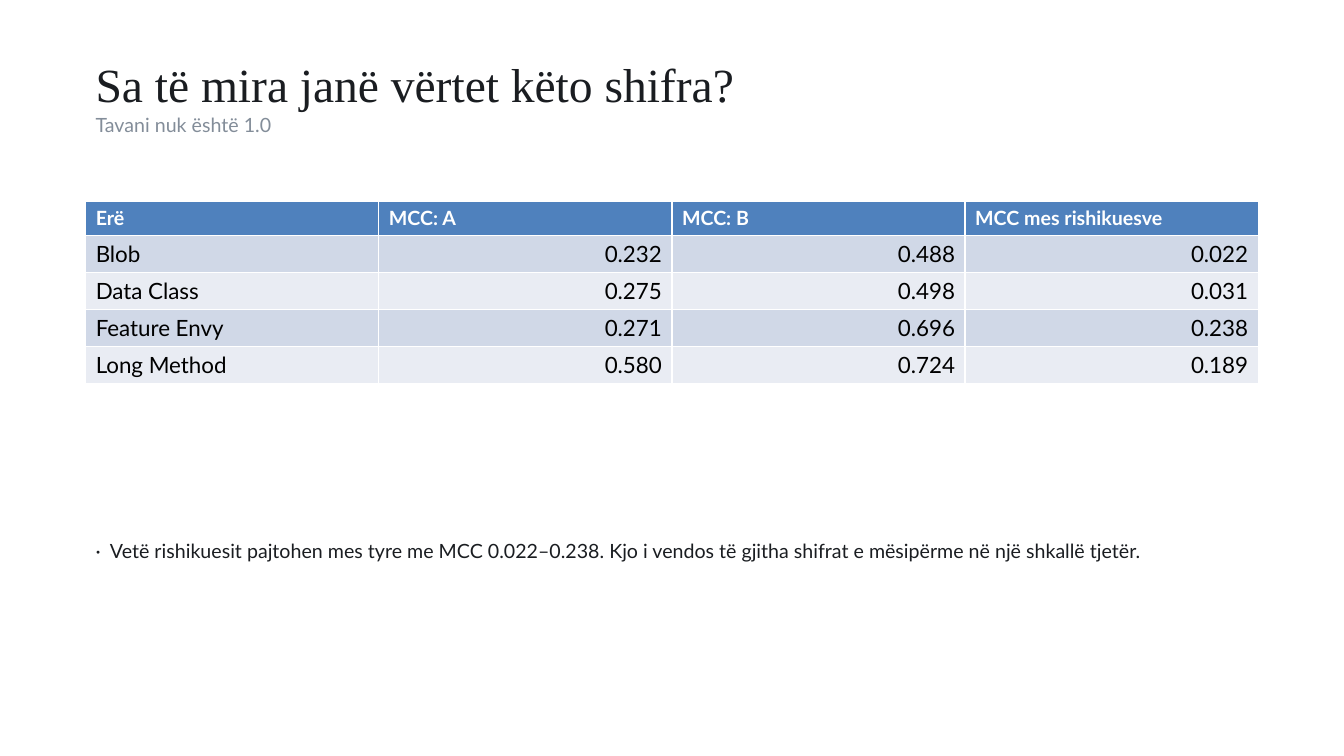
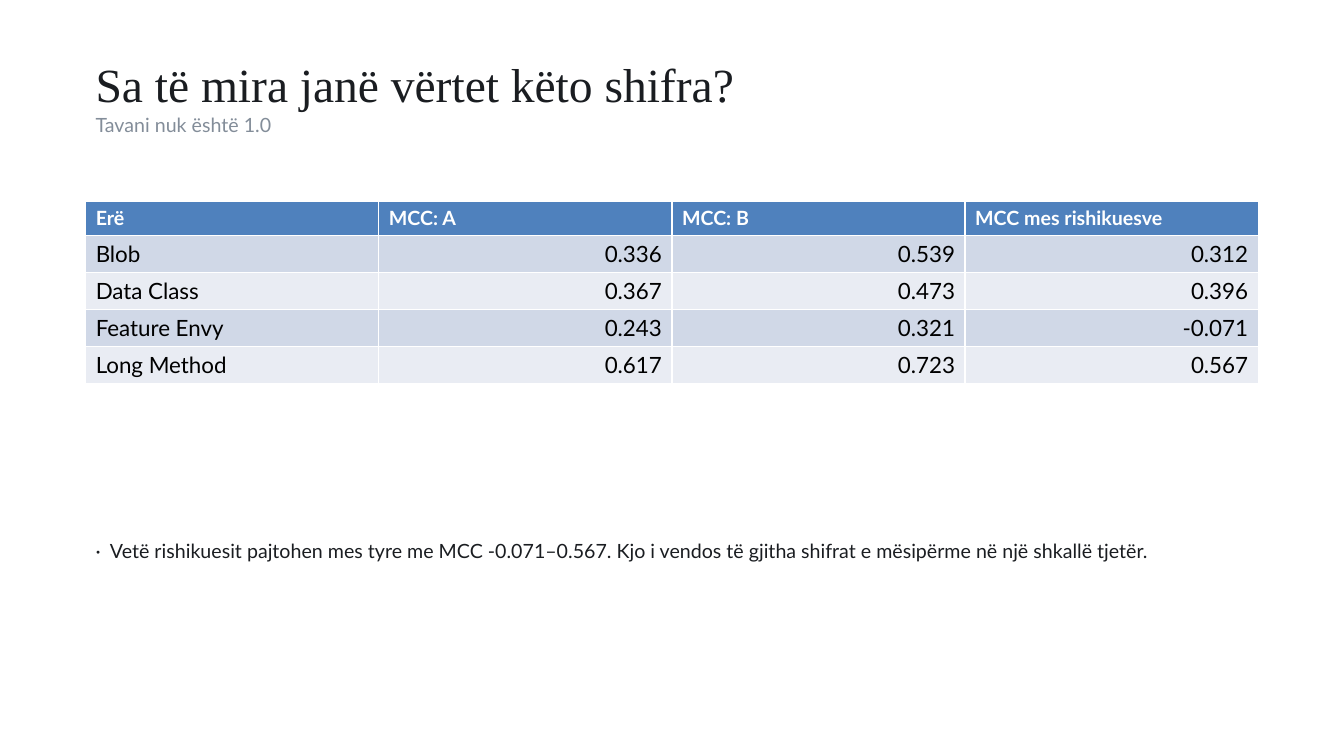
Before and after one commit to FlorentLatifi/Code-Smell-Detection-and-Refactoring-Recommendations, a slide deck: slide 9 of docs/thesis/Prezantimi_Florent_Latifi.pptx. Drawn at 1344x756 pixels with LibreOffice and Linux fonts; fonts in the diff are those of the drawing. Boxes give left, top, right and bottom in pixels: in the first picture for what was removed or moved away, otherwise in the second. Text is boxed around its words. In the diff, an @@ line names an element or a change of style, - is before the commit and + after.

```diff
--- a/docs/thesis/Prezantimi_Florent_Latifi.pptx
+++ b/docs/thesis/Prezantimi_Florent_Latifi.pptx
@@ table at (86,202,1259,381) @@
-row 2: Blob | 0.232 | 0.488 | 0.022
+row 2: Blob | 0.336 | 0.539 | 0.312
-row 3: Data Class | 0.275 | 0.498 | 0.031
+row 3: Data Class | 0.367 | 0.473 | 0.396
-row 4: Feature Envy | 0.271 | 0.696 | 0.238
+row 4: Feature Envy | 0.243 | 0.321 | -0.071
-row 5: Long Method | 0.580 | 0.724 | 0.189
+row 5: Long Method | 0.617 | 0.723 | 0.567
@@ text at (110,543,1147,562): text changed @@
-· Vetë rishikuesit pajtohen mes tyre me MCC 0.022–0.238. Kjo i vendos të gjitha shifrat e mësipërme në një shkallë tjetër.
+· Vetë rishikuesit pajtohen mes tyre me MCC -0.071–0.567. Kjo i vendos të gjitha shifrat e mësipërme në një shkallë tjetër.
```
Also in this commit, not shown: 5 other slides changed, 3 other files.
